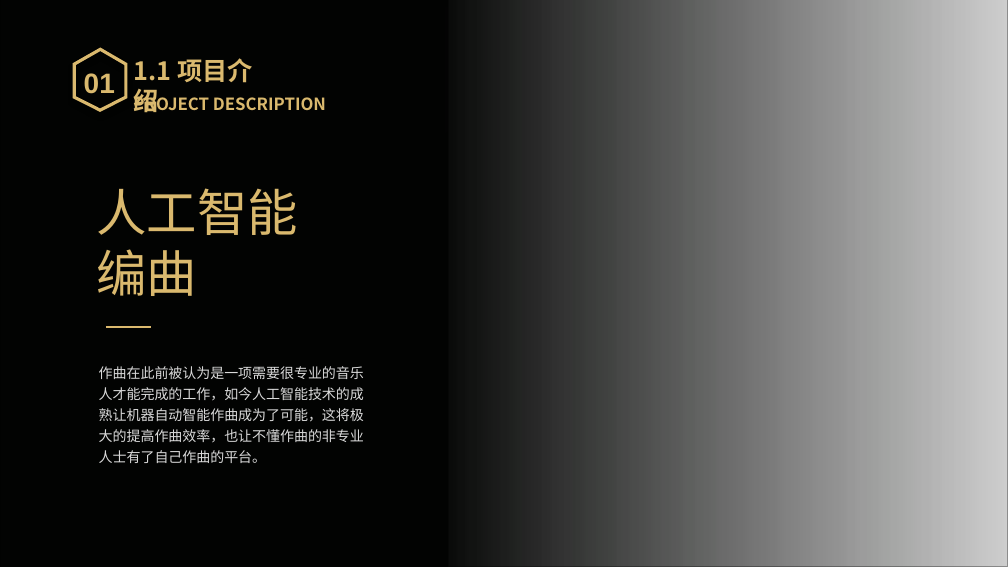
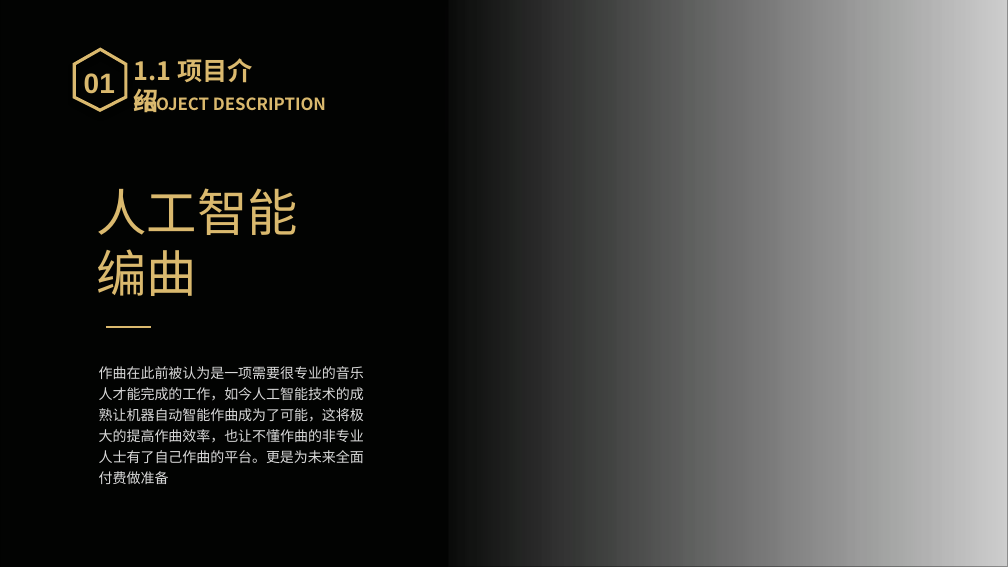
Before and after one commit to Reed942/Ai-Music, a slide deck: slide 2 of Documents/产品文档/产品需求文档/人工智能编曲.pptx. Drawn at 1008x567 pixels with LibreOffice and Linux fonts; fonts in the diff are those of the drawing; grey boxes stand for pictures. Boxes give left, top, right and bottom in pixels: in the first picture for what was removed or moved away, otherwise in the second. Text is boxed around its words. In the diff, an @@ line names an element or a change of style, - is before the commit and + after.

Commit message:
add

```diff
--- a/Documents/产品文档/产品需求文档/人工智能编曲.pptx
+++ b/Documents/产品文档/产品需求文档/人工智能编曲.pptx
@@ text at bbox=[99, 366, 364, 484]: text changed @@
-作曲在此前被认为是一项需要很专业的音乐人才能完成的工作，如今人工智能技术的成熟让机器自动智能作曲成为了可能，这将极大的提高作曲效率，也让不懂作曲的非专业人士有了自己作曲的平台。
+作曲在此前被认为是一项需要很专业的音乐人才能完成的工作，如今人工智能技术的成熟让机器自动智能作曲成为了可能，这将极大的提高作曲效率，也让不懂作曲的非专业人士有了自己作曲的平台。更是为未来全面付费做准备
```
Also in this commit, not shown: 2 other slides changed.
